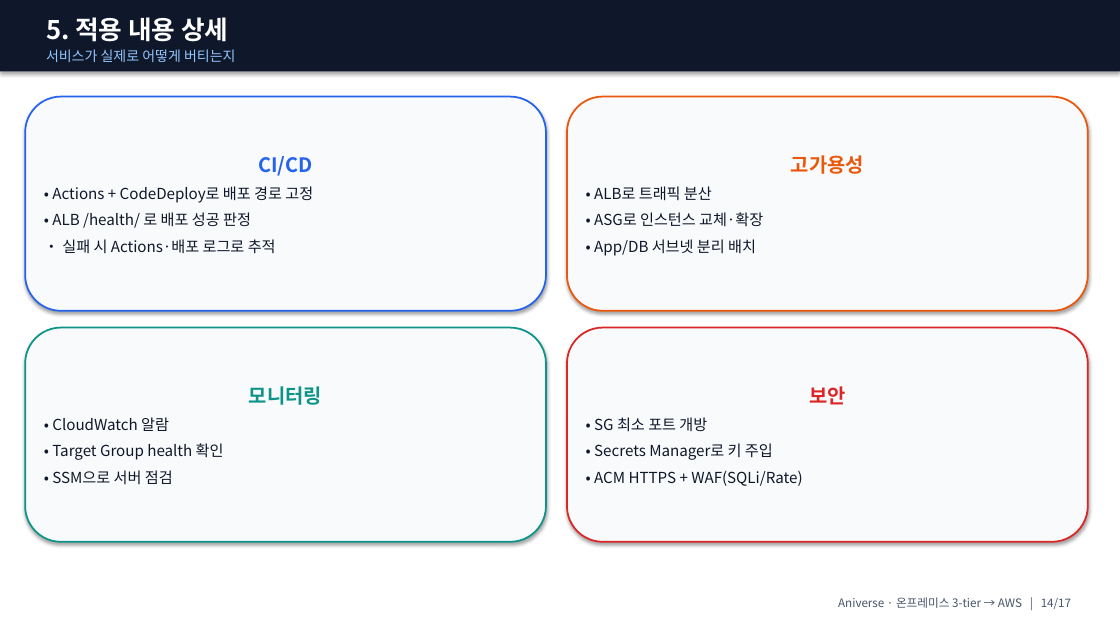
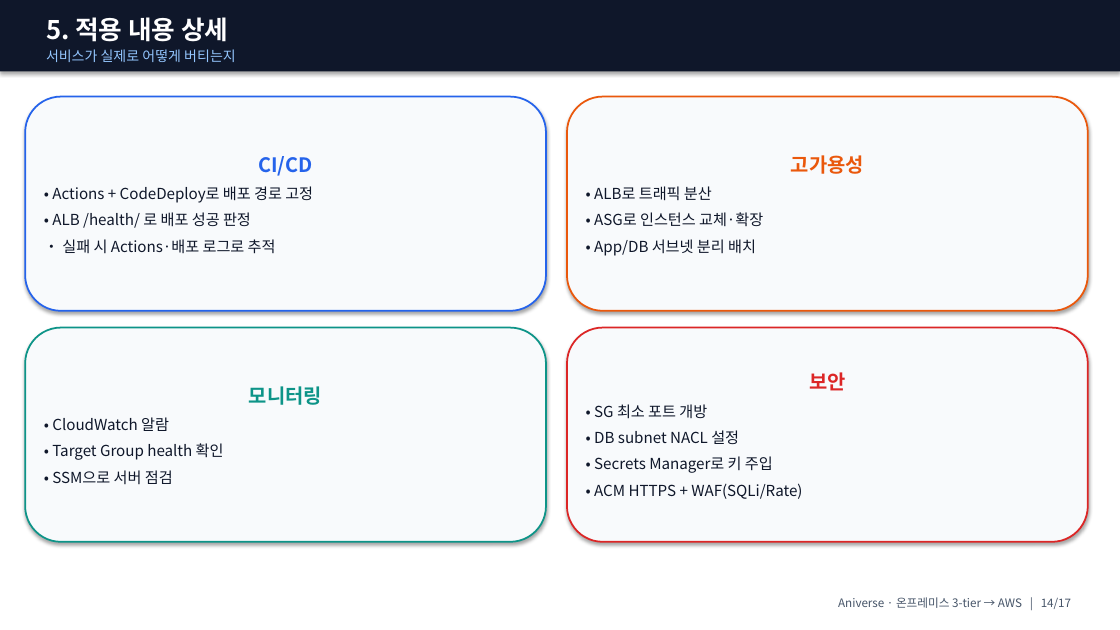
Before and after one commit to ho0215/anime-project-infra, a slide deck: slide 14 of docs/presentation/ppt/Aniverse_발표_강사용.pptx. Drawn at 1120x630 pixels with LibreOffice and Linux fonts; fonts in the diff are those of the drawing. Boxes give left, top, right and bottom in pixels: in the first picture for what was removed or moved away, otherwise in the second. Text is boxed around its words. In the diff, an @@ line names an element or a change of style, - is before the commit and + after.

```diff
--- a/docs/presentation/ppt/Aniverse_발표_강사용.pptx
+++ b/docs/presentation/ppt/Aniverse_발표_강사용.pptx
@@ text in rounded rectangle at (594, 430, 739, 444): paragraph added @@
+• DB subnet NACL 설정
```
Also in this commit, not shown: 1 other slide changed, 2 other files.
